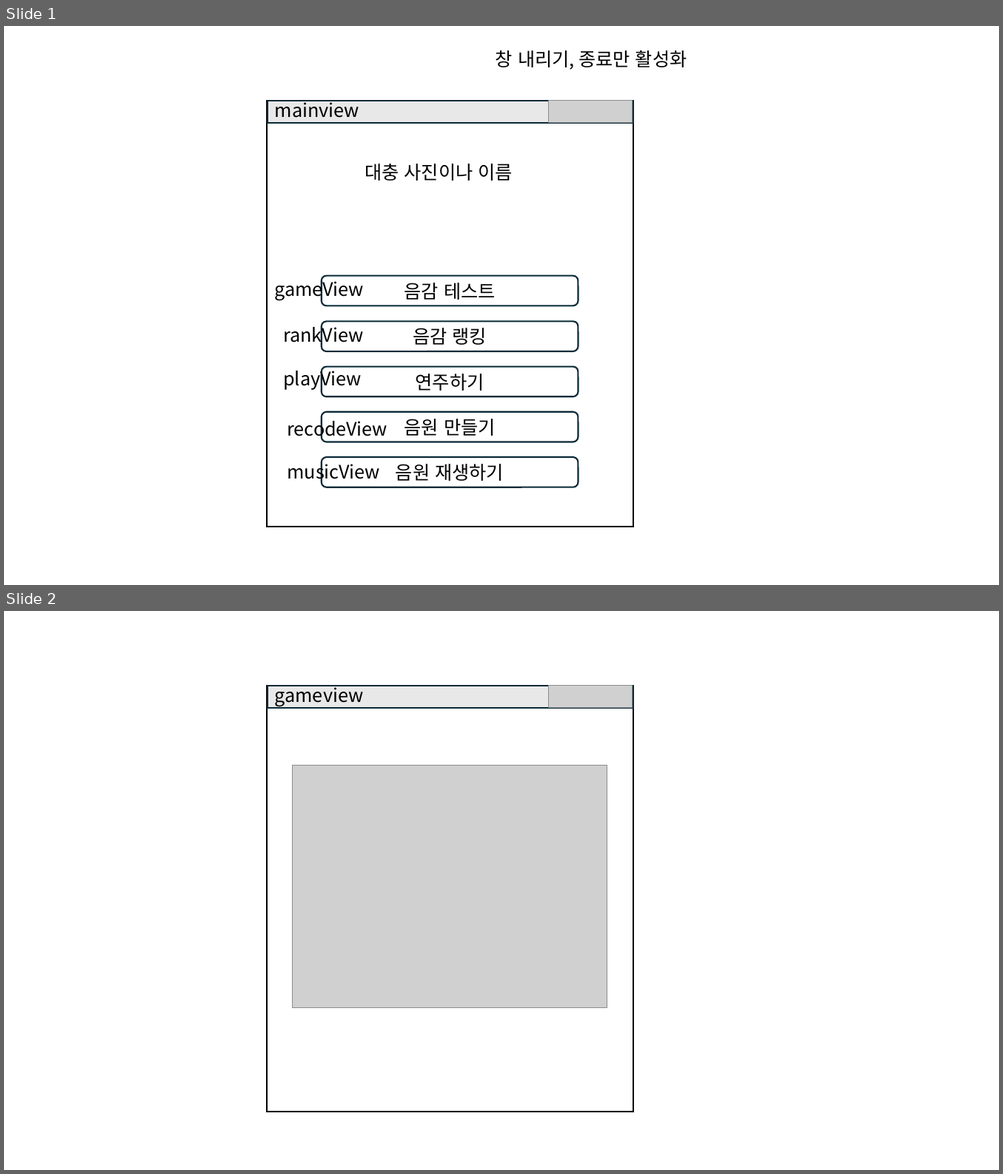
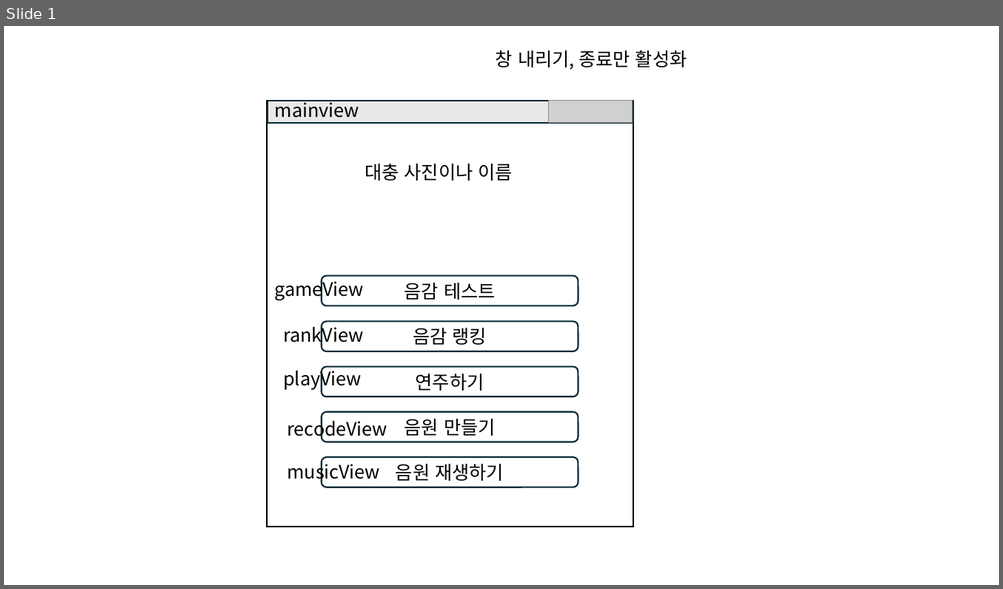
Before and after one commit to Naiery0/Cs_Learning, a slide deck: Cs_Toy_remindC/디자인.pptx. Shown one above the other, each under a label of ours: slides 1 and 2 before the commit, slide 1 after it. The pictures are 1003x1174 and 1003x589 pixels, drawn with LibreOffice and Linux fonts; fonts in the diff are those of the drawing; grey boxes stand for pictures. Boxes give left, top, right and bottom in pixels: in the first picture for what was removed or moved away, otherwise in the second. Text is boxed around its words. In the diff, an @@ line names an element or a change of style, - is before the commit and + after.

```diff
--- a/Cs_Toy_remindC/디자인.pptx
+++ b/Cs_Toy_remindC/디자인.pptx
@@ slide 2 removed at (4,611,999,1170), background #FFFFFF @@
@@ rectangle removed at (267,686,633,1113) @@
@@ rectangle removed at (267,686,633,708) @@
@@ text removed at (275,685,364,706) @@
-gameview
@@ picture removed at (549,686,632,708) @@
@@ picture removed at (292,766,607,1008) @@
```
Also in this commit, not shown: 1 slide added.
